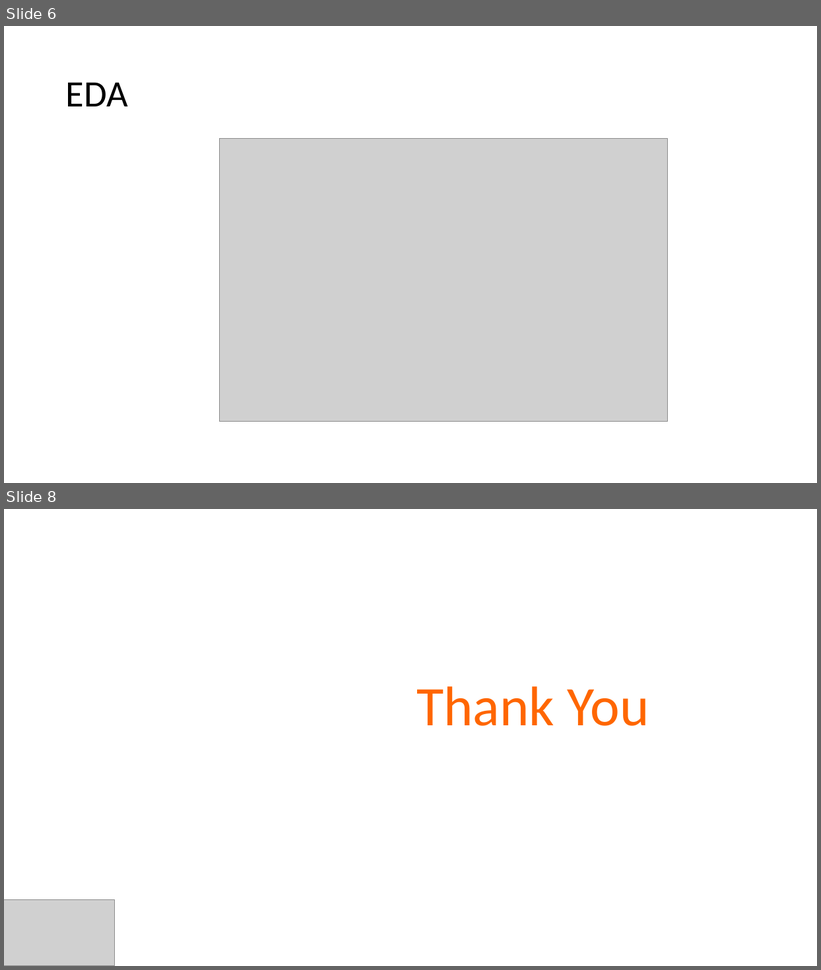
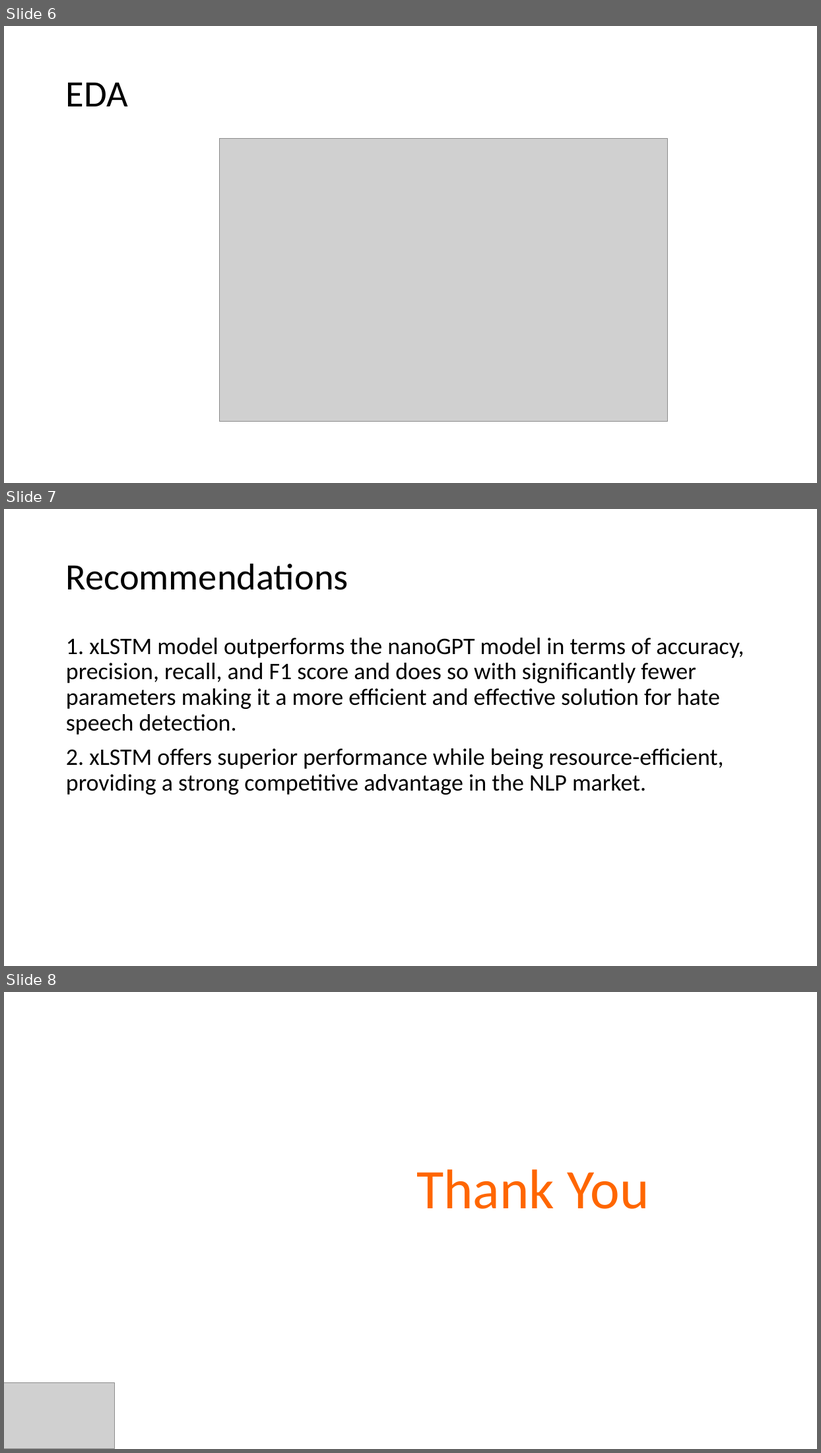
Before and after one commit to samson12193/xLSTM-Hate-Speech, a slide deck: Data Glacier Internship.pptx. Shown one above the other, each under a label of ours: slides 6 and 8 before the commit, slides 6, 7 and 8 after it; the slides between them are not shown. The pictures are 821x970 and 821x1453 pixels, drawn with LibreOffice and Linux fonts; fonts in the diff are those of the drawing; grey boxes stand for pictures. Boxes give left, top, right and bottom in pixels: in the first picture for what was removed or moved away, otherwise in the second. Text is boxed around its words. In the diff, an @@ line names an element or a change of style, - is before the commit and + after.

```diff
--- a/Data Glacier Internship.pptx
+++ b/Data Glacier Internship.pptx
@@ slide 7 added at (4,509,817,966), background #FFFFFF @@
@@ title added at (66,563,349,590), 44 pt, text #000000 @@
+Recommendations
@@ text added at (66,638,744,795), 28 pt, text #000000 @@
+1. xLSTM model outperforms the nanoGPT model in terms of accuracy, precision, recall, and F1 score and does so with significantly fewer parameters making it a more efficient and effective solution for hate speech detection.
+2. xLSTM offers superior performance while being resource-efficient, providing a strong competitive advantage in the NLP market.
```
Also in this commit, not shown: 1 slide changed, 1 slide removed.
